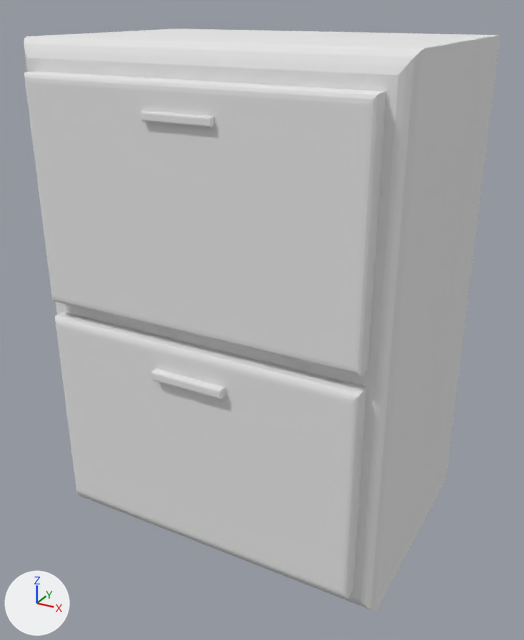
One commit to the Blender file House builder/Assets/Models/Furniture/Cabinet.blend: the scene before it, then after it.
Camera for both pictures: a 50 mm lens placed at (1.85, -3.41, 1.53), pointed at (0.04, -0.11, -0.12). The axes (+X, +Y, +Z) are drawn at lower left. The lights are the same throughout.

Names of what the first picture shows: 'Cabinet'.
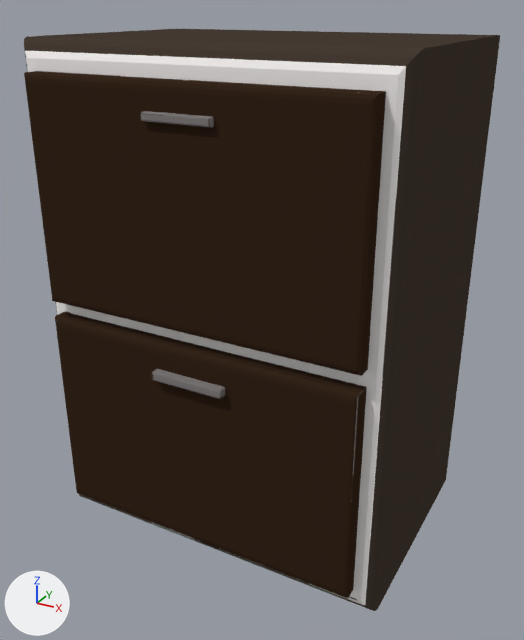
Edits to the bpy script that builds the scene:
```text
Add img_bedside_cabinet_texture:
    img_bedside_cabinet_texture = load_image('Bedside_cabinet_texture', '../Textures/Bedside_cabinet_texture.png', 1024, 1024, 'sRGB')
Add mat_material_cabinet:
    mat_material_cabinet = diffuse_material('Material_Cabinet')
    mat_material_cabinet.texture = img_bedside_cabinet_texture
Change me_cube:
    where me_cube.from_pydata(...)  # 124 vertices, 116 faces; spans x -1.0..1.0, y -1.2..1.0, z -1.0..1.0
    remove me_cube.materials.append(mat_material)  # white #e7e7e7
    add me_cube.materials.append(mat_material_cabinet)  # picture img_bedside_cabinet_texture
```

Boxes (x1, y1, x2, y2) around the edits, measured in the pictures (524 x 640 px):
'Cabinet', recoloured (grey to black): (24, 29, 500, 611) in both
